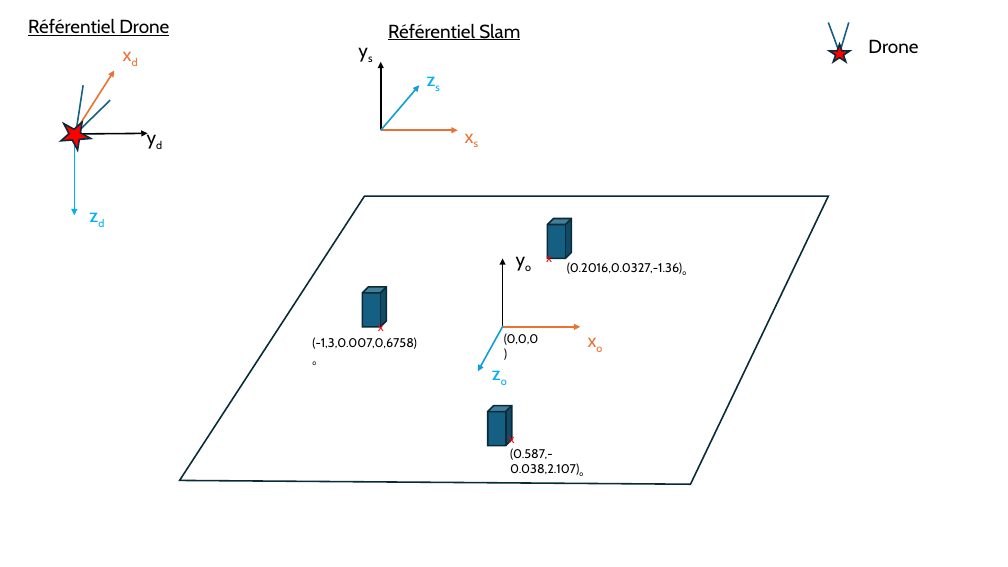
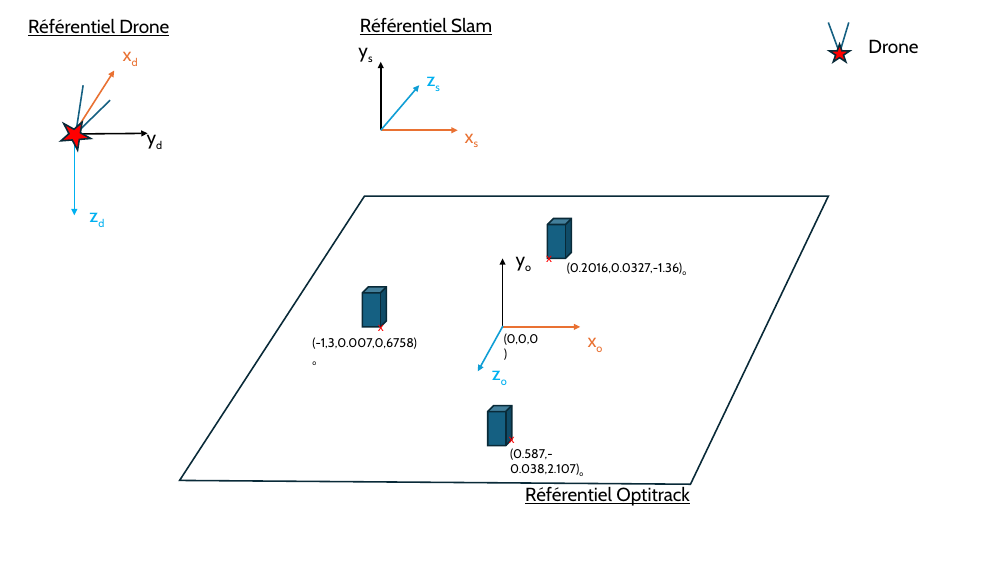
Before and after one commit to DroneSEN/Simulink_Tello_drone, a slide deck: slide 1 of Referentiel_Drone.pptx. Drawn at 1008x567 pixels with LibreOffice and Linux fonts; fonts in the diff are those of the drawing. Boxes give left, top, right and bottom in pixels: in the first picture for what was removed or moved away, otherwise in the second. Text is boxed around its words. In the diff, an @@ line names an element or a change of style, - is before the commit and + after.

```diff
--- a/Referentiel_Drone.pptx
+++ b/Referentiel_Drone.pptx
@@ text "Référentiel Slam": place and size @@
-text "Référentiel Slam" at [388,23,520,40]
+text "Référentiel Slam" at [360,17,492,35]
@@ text added at [525,486,690,506], 18 pt, text #000000, underline @@
+Référentiel Optitrack
```
Also in this commit, not shown: 1 slide added, 1 other file.
